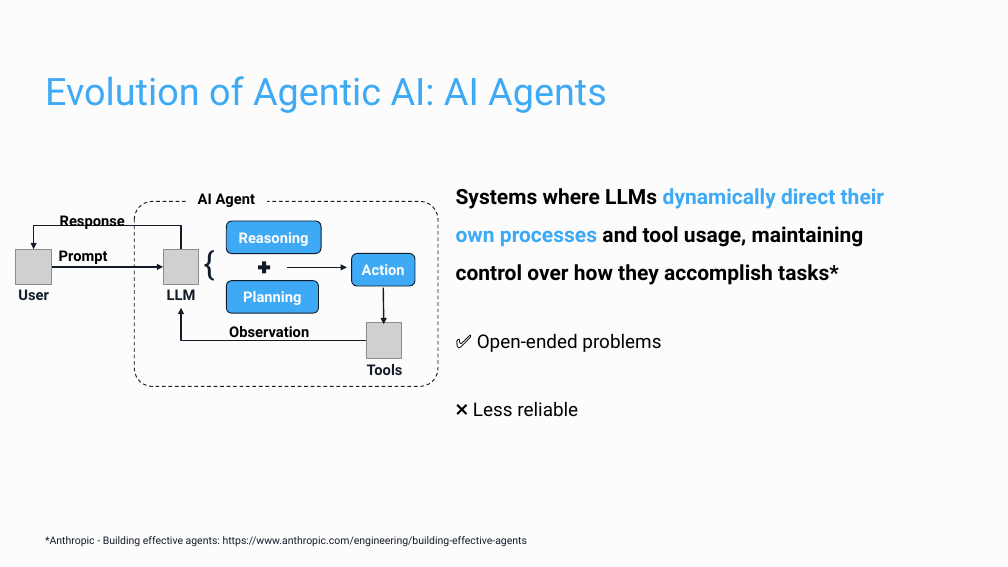
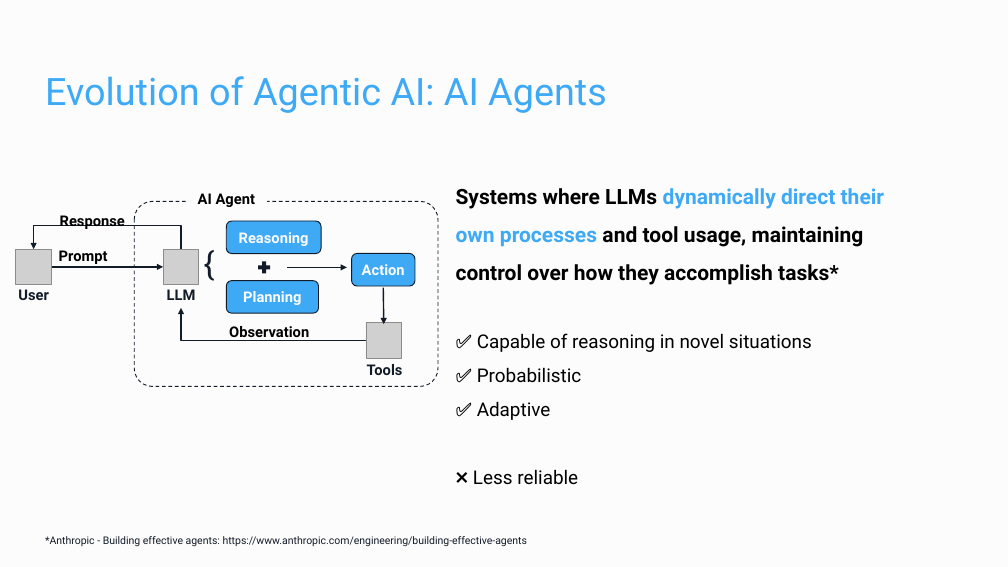
Before and after one commit to Dzvezdana/pydata_workshop_september2025, a slide deck: slide 7 of workshop/dapr_pydata_2025.pptx (slide 10 before the commit). Drawn at 1008x567 pixels with LibreOffice and Linux fonts; fonts in the diff are those of the drawing; grey boxes stand for pictures. Boxes give left, top, right and bottom in pixels: in the first picture for what was removed or moved away, otherwise in the second. Text is boxed around its words. In the diff, an @@ line names an element or a change of style, - is before the commit and + after.

```diff
--- a/workshop/dapr_pydata_2025.pptx
+++ b/workshop/dapr_pydata_2025.pptx
@@ text at [477, 333, 812, 420]: text changed @@
-✅ Open-ended problems
+✅ Capable of reasoning in novel situations
+✅ Probabilistic
+✅ Adaptive
```
Also in this commit, not shown: 4 other slides changed, 1 slide added, 3 slides removed, 1 other file.
